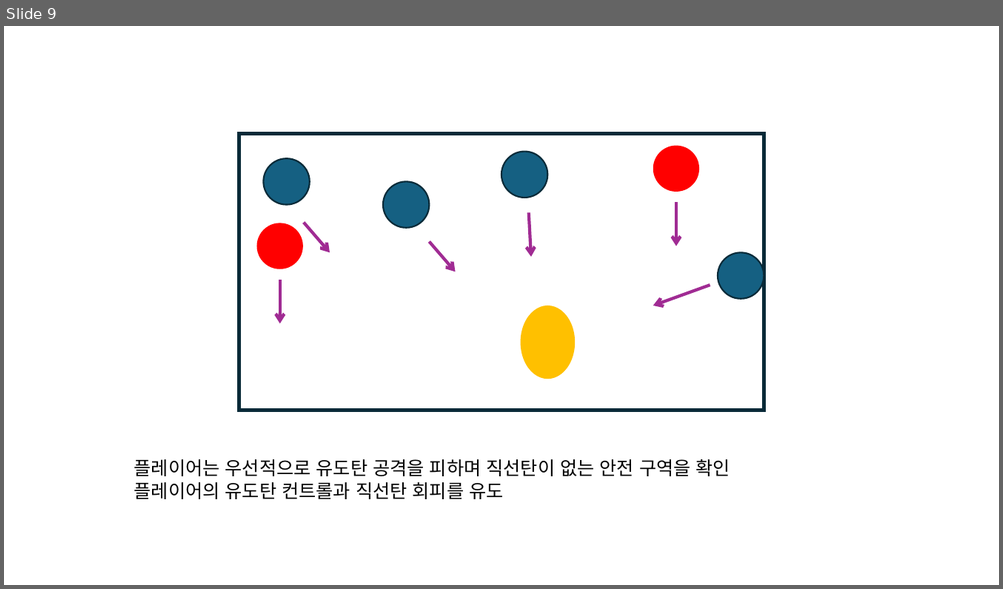
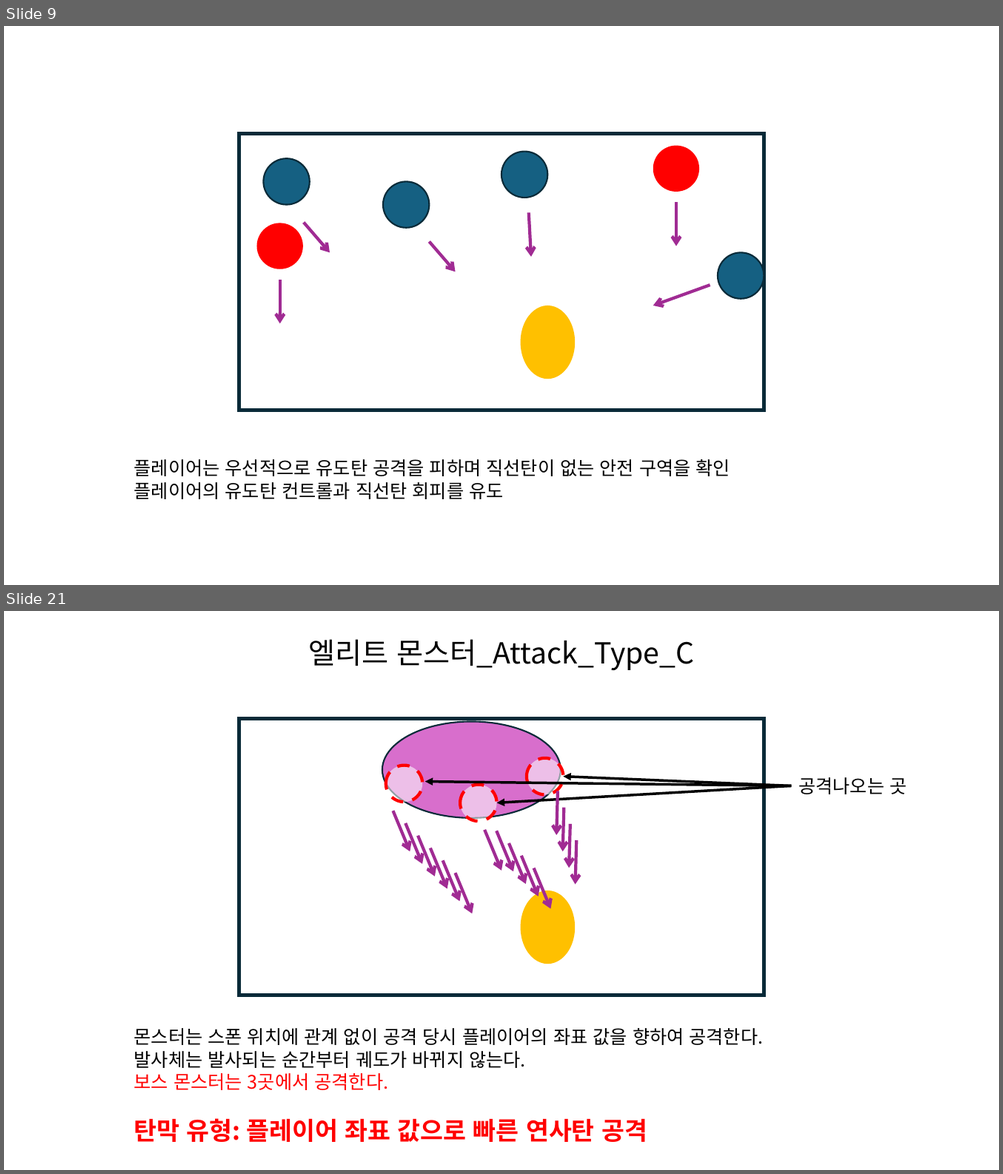
Before and after one commit to ikarijaeyoung/Project_SkyPower, a slide deck: Project_Design/백승헌/몬스터.pptx. Shown one above the other, each under a label of ours: slide 9 before the commit, slides 9 and 21 after it; the slides between them are not shown. The pictures are 1003x589 and 1003x1174 pixels, drawn with LibreOffice and Linux fonts; fonts in the diff are those of the drawing. Boxes give left, top, right and bottom in pixels: in the first picture for what was removed or moved away, otherwise in the second. Text is boxed around its words. In the diff, an @@ line names an element or a change of style, - is before the commit and + after.

Commit message:
[Docs] monster
일반, 엘리트, 보스

```diff
--- a/Project_Design/백승헌/몬스터.pptx
+++ b/Project_Design/백승헌/몬스터.pptx
@@ slide 21 added at (4,611,999,1170), background #FFFFFF @@
@@ text added at (309,639,694,670), 28 pt, text #000000 @@
+엘리트 몬스터_Attack_Type_C
@@ rectangle added at (239,718,763,995), outline #092A39 4 pt @@
@@ ellipse added at (382,721,560,817), fill #D86ECC, outline #092A39 1.5 pt @@
@@ ellipse added at (386,766,423,802), fill #FFFFFF at 56% opacity, outline #FF0000 3 pt dashed @@
@@ ellipse added at (526,758,563,795), fill #FFFFFF at 56% opacity, outline #FF0000 3 pt dashed @@
@@ arrow added from (791, 786) to (425, 782), #000000 2.5 pt @@
@@ ellipse added at (460,785,496,821), fill #FFFFFF at 56% opacity, outline #FF0000 3 pt dashed @@
@@ arrow added from (791, 786) to (496, 803), #000000 2.5 pt @@
@@ arrow added from (791, 786) to (563, 777), #000000 2.5 pt @@
@@ text added at (798,777,906,795), 18 pt, text #000000 @@
+공격나오는 곳
@@ arrow added from (392, 811) to (410, 852), #A02B93 3 pt @@
@@ arrow added from (405, 823) to (423, 864), #A02B93 3 pt @@
@@ arrow added from (484, 830) to (502, 871), #A02B93 3 pt @@
@@ arrow added from (496, 831) to (514, 871), #A02B93 3 pt @@
@@ arrow added from (418, 835) to (435, 877), #A02B93 3 pt @@
@@ arrow added from (430, 849) to (447, 889), #A02B93 3 pt @@
@@ arrow added from (509, 844) to (526, 884), #A02B93 3 pt @@
@@ group added at (556,792,576,885): 4 arrows @@
@@ arrow added from (443, 861) to (460, 901), #A02B93 3 pt @@
@@ arrow added from (455, 873) to (472, 914), #A02B93 3 pt @@
@@ arrow added from (521, 856) to (538, 897), #A02B93 3 pt @@
@@ arrow added from (534, 869) to (551, 908), #A02B93 3 pt @@
@@ ellipse added at (521,891,575,964), fill #FFC000 @@
@@ text added at (134,1028,763,1142), 18 pt, text #000000 @@
+몬스터는 스폰 위치에 관계 없이 공격 당시 플레이어의 좌표 값을 향하여 공격한다.
+발사체는 발사되는 순간부터 궤도가 바뀌지 않는다.
+보스 몬스터는 3곳에서 공격한다.
+탄막 유형: 플레이어 좌표 값으로 빠른 연사탄 공격
```
Also in this commit, not shown: 13 other slides added.
